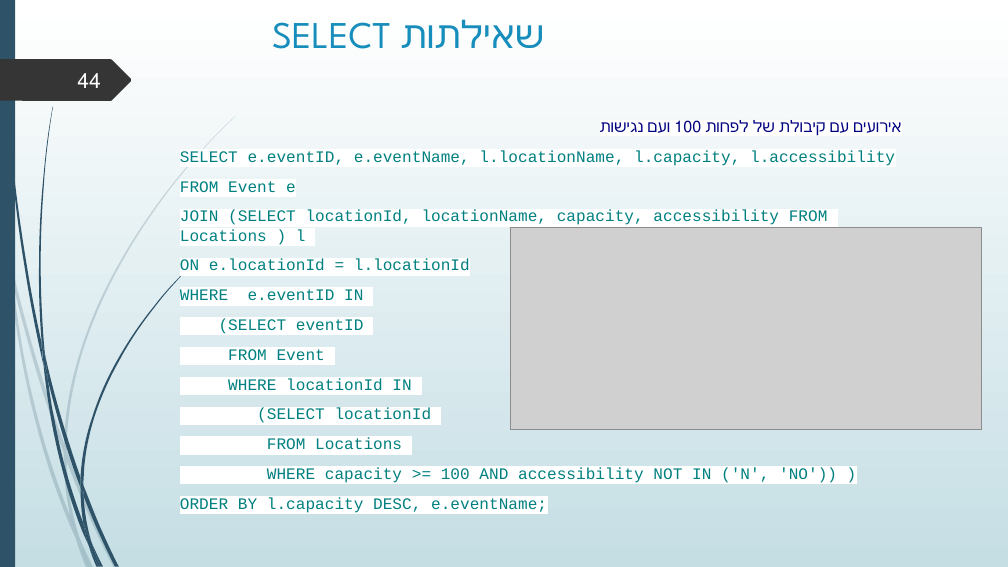
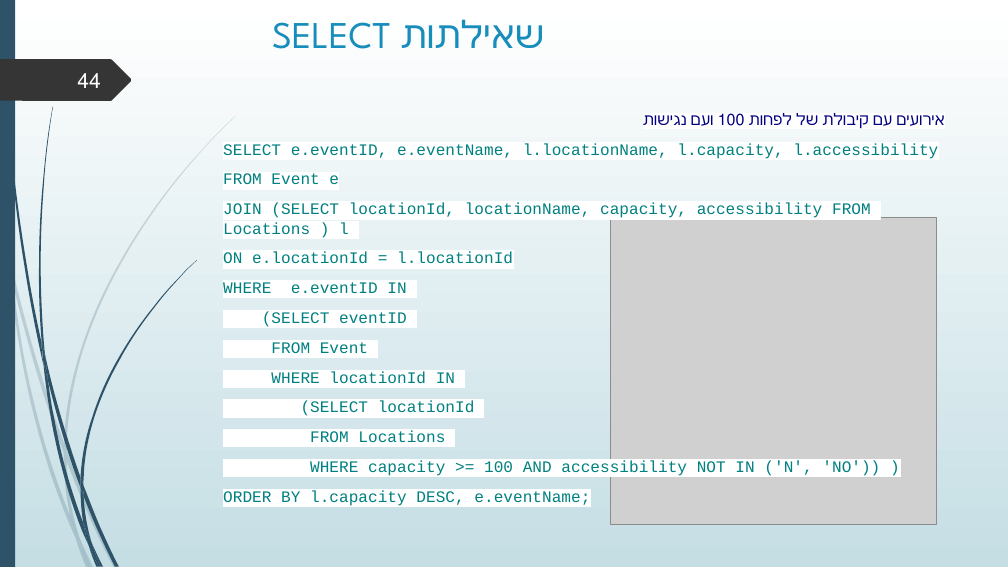
Before and after one commit to efattias/DBProject_6466_7381, a slide deck: slide 44 of דוח.pptx. Drawn at 1008x567 pixels with LibreOffice and Linux fonts; fonts in the diff are those of the drawing; grey boxes stand for pictures. Boxes give left, top, right and bottom in pixels: in the first picture for what was removed or moved away, otherwise in the second. Text is boxed around its words. In the diff, an @@ line names an element or a change of style, - is before the commit and + after.

```diff
--- a/דוח.pptx
+++ b/דוח.pptx
@@ text "אירועים עם קיבולת של לפחות ...": place and size @@
-text "אירועים עם קיבולת של לפחות ..." at (180,122,901,513)
+text "אירועים עם קיבולת של לפחות ..." at (223,115,944,506)
@@ picture: place and size @@
-picture at (510,227,982,429)
+picture at (611,218,938,525)
```
Also in this commit, not shown: 5 other slides changed, 7 other files.
